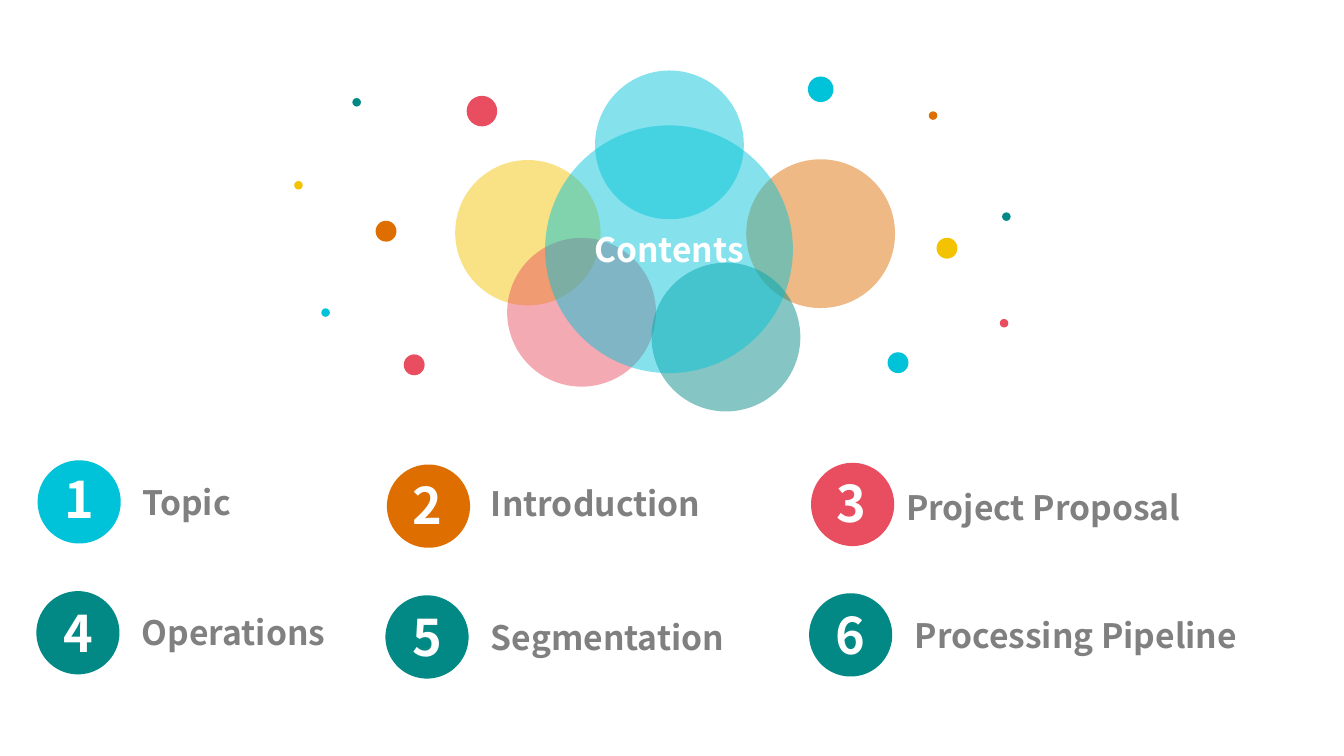
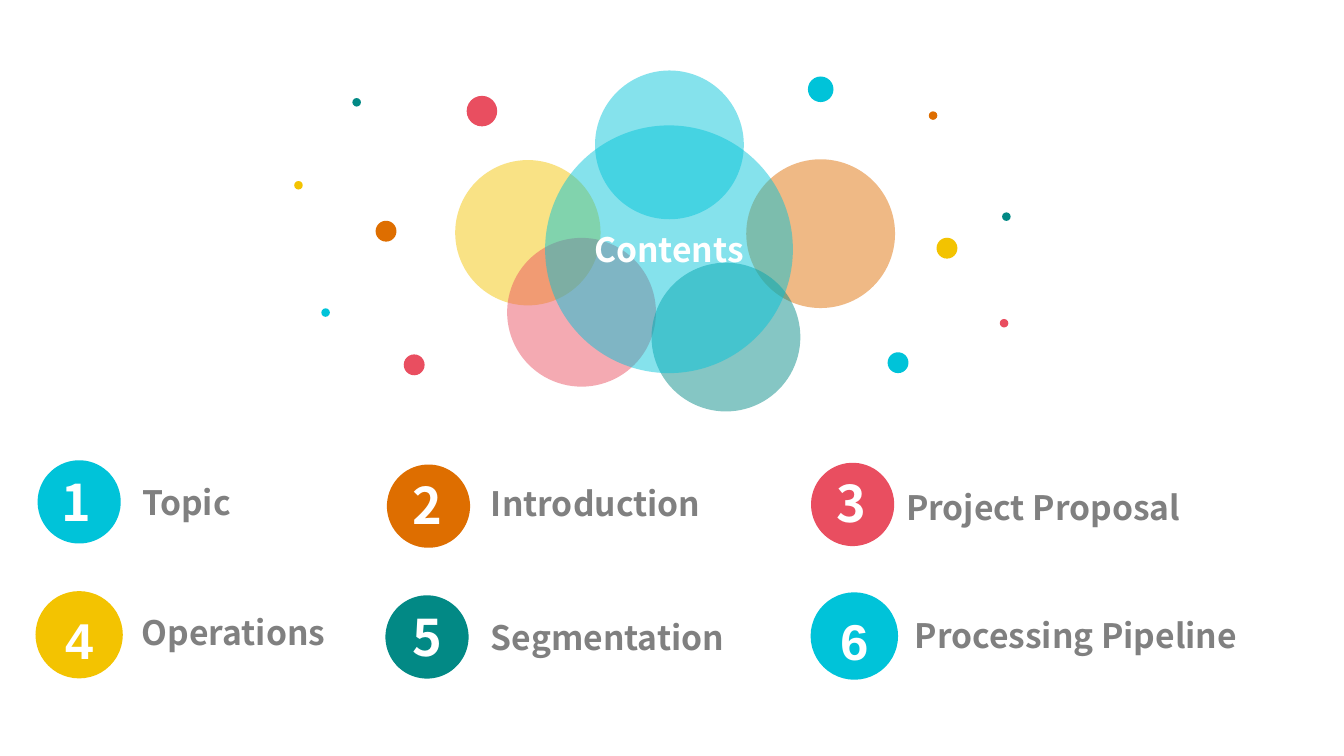
Before and after one commit to aclouie89/DIP_final_project, a slide deck: slide 3 of _resources/presentation/DIP - Project Proposal.pptx. Drawn at 1344x756 pixels with LibreOffice and Linux fonts; fonts in the diff are those of the drawing; background and template pictures are left out. Boxes give left, top, right and bottom in pixels: in the first picture for what was removed or moved away, otherwise in the second. Text is boxed around its words. In the diff, an @@ line names an element or a change of style, - is before the commit and + after.

```diff
--- a/_resources/presentation/DIP - Project Proposal.pptx
+++ b/_resources/presentation/DIP - Project Proposal.pptx
@@ ellipse "4": place and size @@
-ellipse "4" at box(63, 614, 93, 652)
+ellipse "4" at box(35, 592, 123, 680)
@@ ellipse "4" at box(35, 592, 123, 680): font Noto Sans CJK SC to Arial, letter spacing -3 to 0 pt; fill none to #F3C301 @@
@@ freeform shape removed at box(35, 589, 122, 677) @@
@@ freeform shape removed at box(808, 591, 895, 679) @@
@@ ellipse "6": place and size @@
-ellipse "6" at box(836, 616, 866, 655)
+ellipse "6" at box(811, 593, 898, 681)
@@ ellipse "6" at box(811, 593, 898, 681): font Noto Sans CJK SC to Arial, letter spacing -3 to 0 pt; fill none to #00C3D9 @@
```
Also in this commit, not shown: 4 other slides changed.
